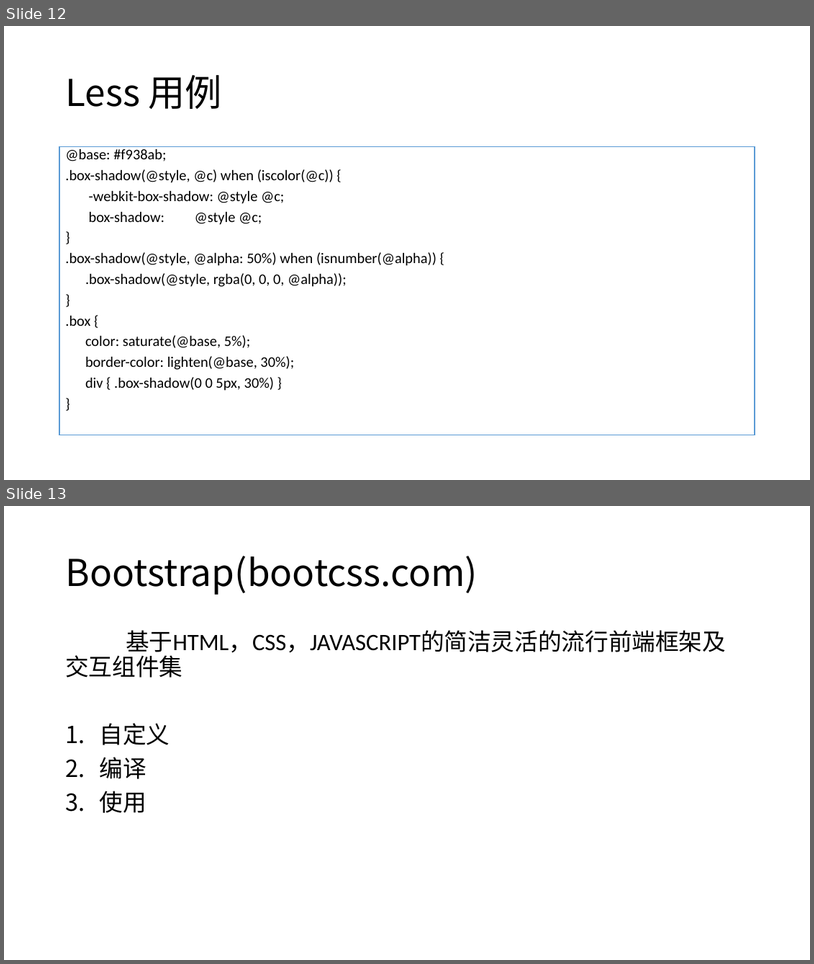
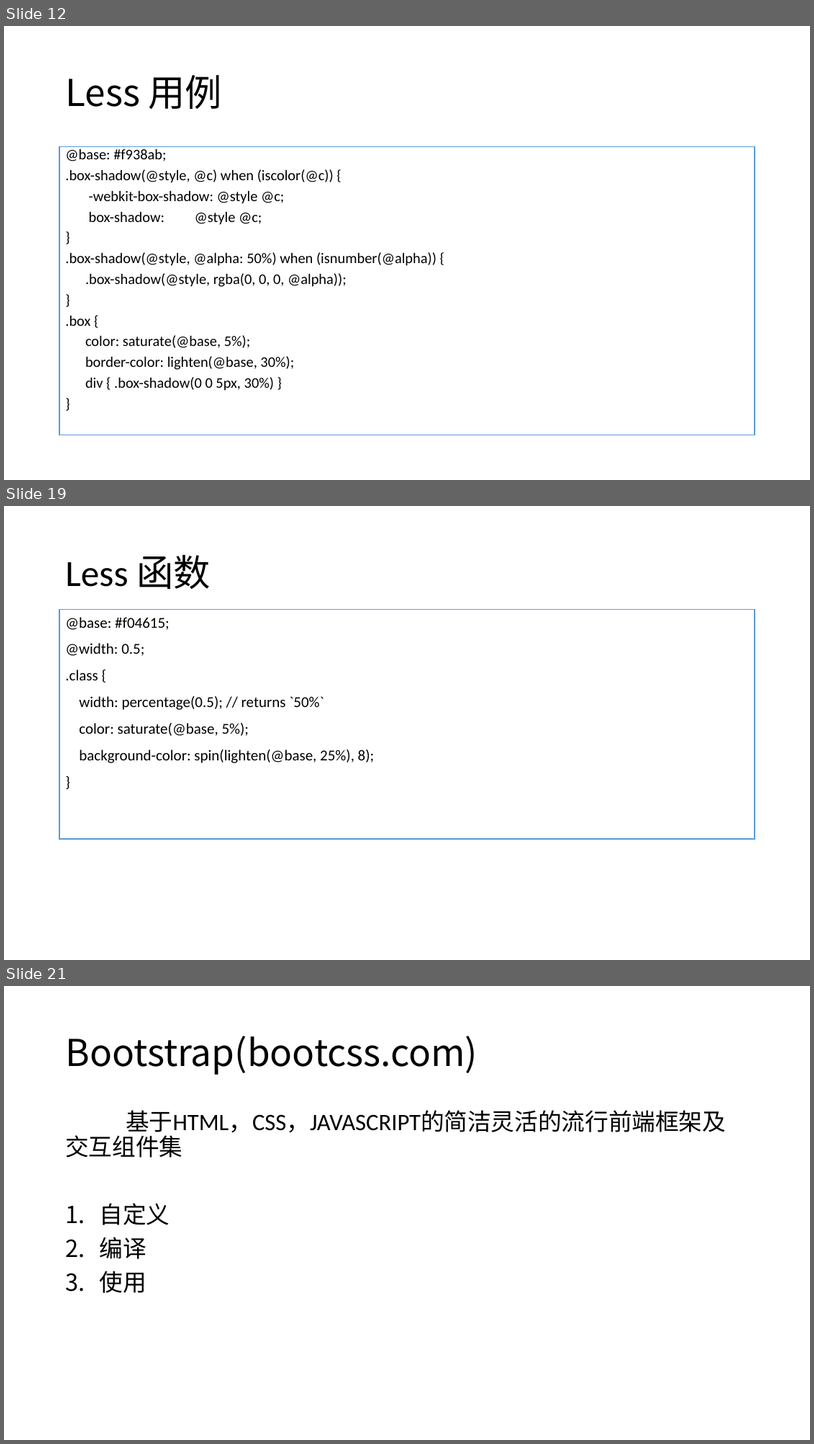
Before and after one commit to liuxm6/demos, a slide deck: WEB培训.pptx. Shown one above the other, each under a label of ours: slides 12 and 13 before the commit, slides 12, 19 and 21 after it; the slides between them are not shown. The pictures are 814x964 and 814x1444 pixels, drawn with LibreOffice and Linux fonts; fonts in the diff are those of the drawing. Boxes give left, top, right and bottom in pixels: in the first picture for what was removed or moved away, otherwise in the second. Text is boxed around its words. In the diff, an @@ line names an element or a change of style, - is before the commit and + after.

```diff
--- a/WEB培训.pptx
+++ b/WEB培训.pptx
@@ slide 19 added at bbox=[4, 506, 810, 960], background #FFFFFF @@
@@ title added at bbox=[65, 554, 211, 589], 44 pt, text #000000 @@
+Less 函数
@@ text added at bbox=[59, 610, 756, 839], fill #FFFFFF, outline #5B9BD5 1 pt, 18 pt, text #000000 @@
+@base: #f04615;
+@width: 0.5;
+.class {
+width: percentage(0.5); // returns `50%`
+color: saturate(@base, 5%);
+background-color: spin(lighten(@base, 25%), 8);
+}
@@ what was slide 13 is now slide 21 @@
```
Also in this commit, not shown: 2 slides changed, 7 other slides added, 1 other file.
